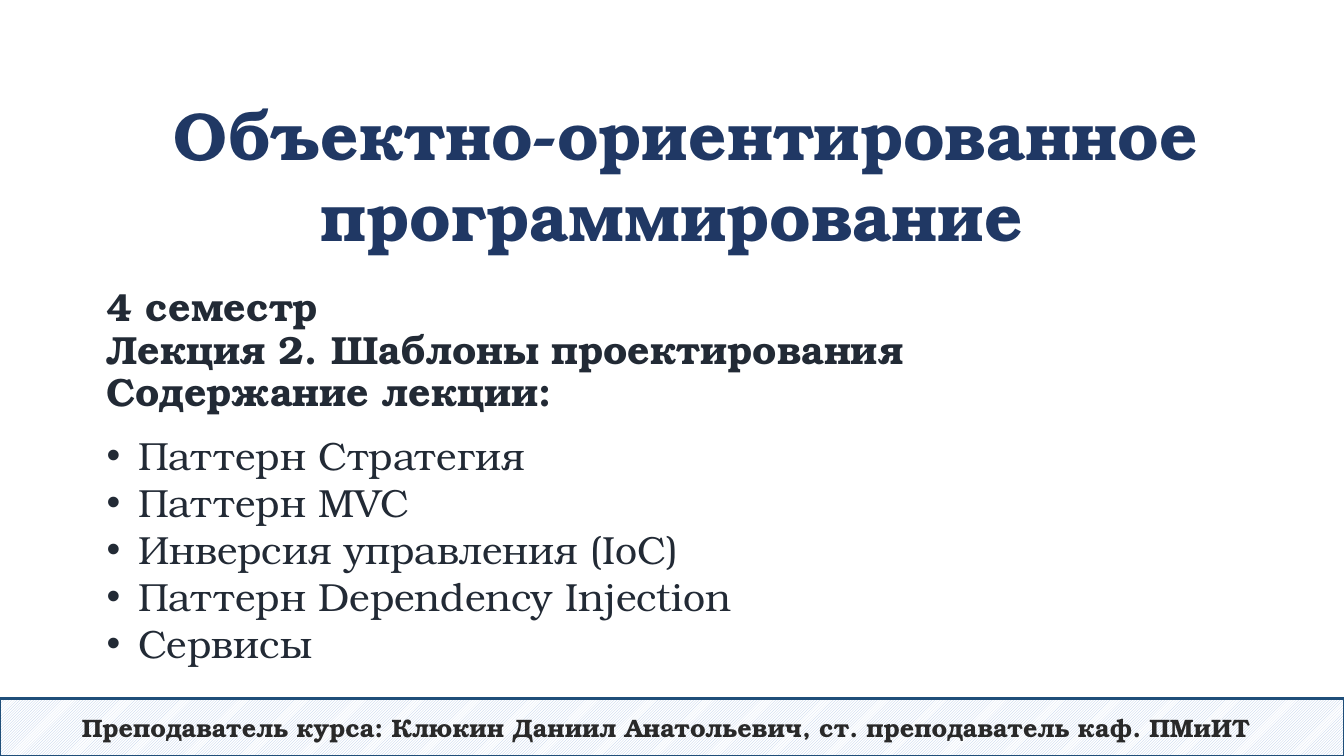
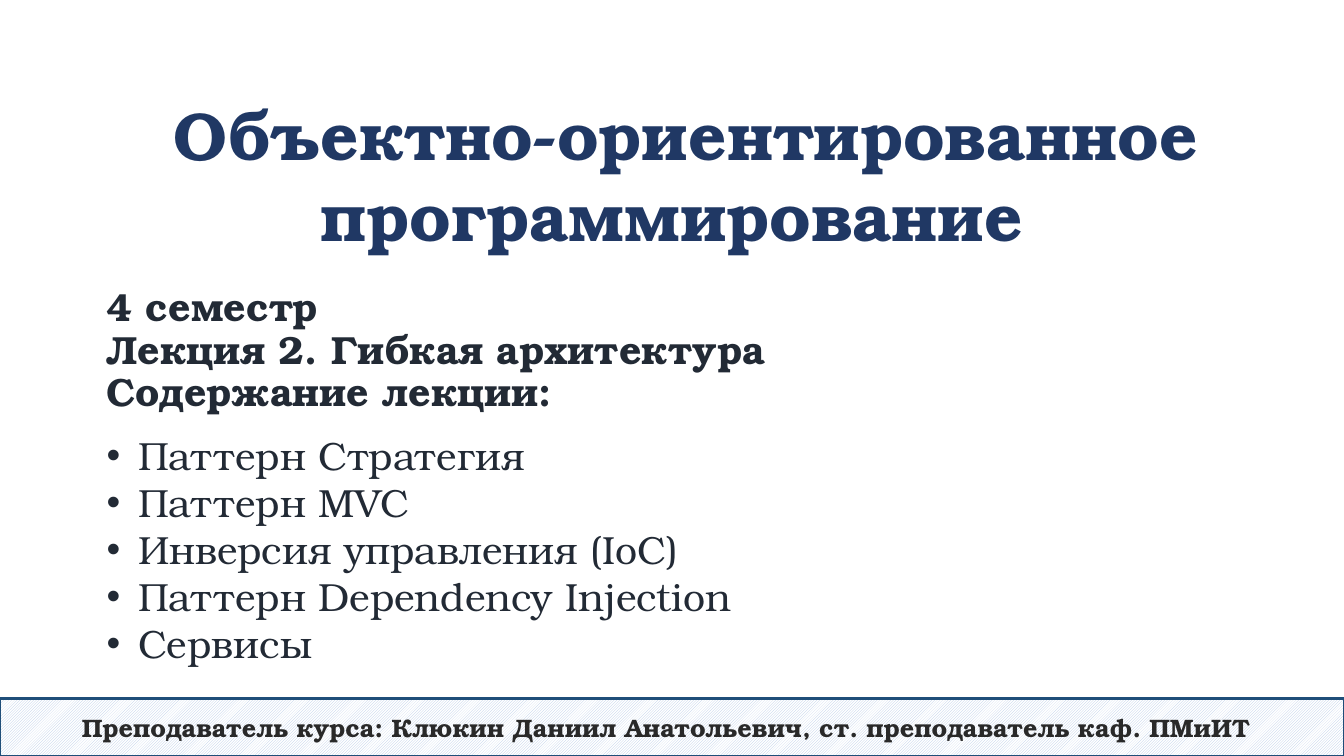
Before and after one commit to DaniilKlyukin/OOP-4, a slide deck: slide 1 of Лекции/ООП 1 лек 2.pptx. Drawn at 1344x756 pixels with LibreOffice and Linux fonts; fonts in the diff are those of the drawing. Boxes give left, top, right and bottom in pixels: in the first picture for what was removed or moved away, otherwise in the second. Text is boxed around its words. In the diff, an @@ line names an element or a change of style, - is before the commit and + after.

```diff
--- a/Лекции/ООП 1 лек 2.pptx
+++ b/Лекции/ООП 1 лек 2.pptx
@@ title at (107, 294, 765, 415): text changed @@
-4 семестр
-Лекция 2. Шаблоны проектирования
-Содержание лекции:
+4 семестр
+Лекция 2. Гибкая архитектура
+Содержание лекции:
```
Also in this commit, not shown: 3 other files.
